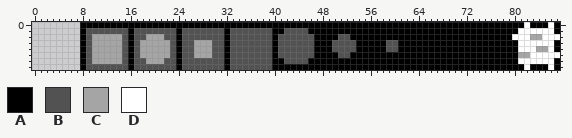
One commit to this pixel-art file: assets/sprites/numbers.aseprite. The picture above was drawn from the file before the commit.
88x8 pixels, 1 frame.
Visible layers, top first: "Layer 3", "Layer 2".
Palette (. is transparent): A #000000  B #525252  C #a5a5a5  D #ffffff
Pixels before, first column x 8:
0 AAAAAAAAAAAAAAAAAAAAAAAAAAAAAAAAAAAAAAAAAAAAAAAAAAAAAAAAAAAAAAAAAAAAAAAAAADAAADA
1 ABBBBBBBABBBBBBBABBBBBBBABBBBBBBAABBBBAAAAAAAAAAAAAAAAAAAAAAAAAAAAAAAAAAADDDDDDA
2 ABCCCCCBABBCCCBBABBBBBBBABBBBBBBABBBBBBAAAABBAAAAAAAAAAAAAAAAAAAAAAAAAAADDDCCDDD
3 ABCCCCCBABCCCCCBABBCCCBBABBBBBBBABBBBBBAAABBBBAAAAABBAAAAAAAAAAAAAAAAAAAADDDDDDA
4 ABCCCCCBABCCCCCBABBCCCBBABBBBBBBABBBBBBAAABBBBAAAAABBAAAAAAAAAAAAAAAAAAAADDDCCDA
5 ABCCCCCBABCCCCCBABBCCCBBABBBBBBBABBBBBBAAAABBAAAAAAAAAAAAAAAAAAAAAAAAAAAACCDDDDD
6 ABCCCCCBABBCCCBBABBBBBBBABBBBBBBAABBBBAAAAAAAAAAAAAAAAAAAAAAAAAAAAAAAAAAADDDDDDA
7 ABBBBBBBABBBBBBBABBBBBBBABBBBBBBAAAAAAAAAAAAAAAAAAAAAAAAAAAAAAAAAAAAAAAAAADAAADA
After the commit:
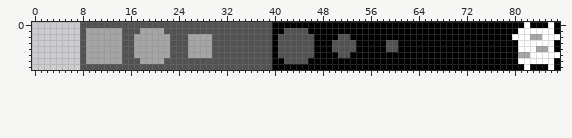
Change:
Layer "Layer 3":
Colour A becomes colour B in row 0 at x 8 to 39; in rows 1 to 7 at x 8, 16, 24 and 32.
Colour B becomes colour C in row 1 at x 9 to 14 and 18 to 21; in row 2 at x 9, 17 to 18, 22 and 26 to 29; in rows 3 to 5 at x 9, 17 and 26; in row 6 at x 9 and 18.
